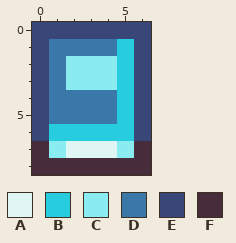
Two states of a pixel-art file, assets/sprites/projects/diary.aseprite. The first picture shows the starting point.
7x9 pixels, 1 frame.
Palette (. is transparent): A #dff6f5  B #28ccdf  C #8aebf1  D #3978a8  E #394778  F #472d3c
And afterwards:
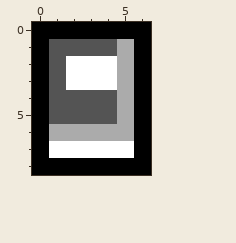
The exact change:
{"colour":"B","old":"#28ccdf","new":"#ababab"}
{"colour":"C","old":"#8aebf1","new":"#ffffff"}
{"colour":"D","old":"#3978a8","new":"#545454"}
{"colour":"E","old":"#394778","new":"#000000"}
{"y":7,"x":0,"old":"F","new":"E"}
{"y":7,"x":2,"old":"AAA","new":"CCC"}
{"y":7,"x":6,"old":"F","new":"E"}
{"y":8,"x":0,"old":"FFFFFFF","new":"EEEEEEE"}
